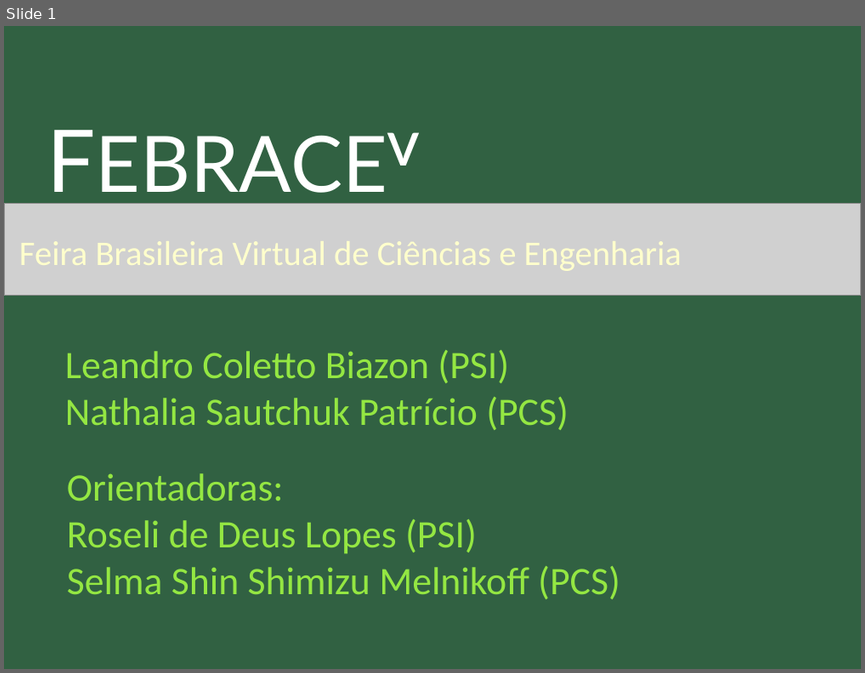
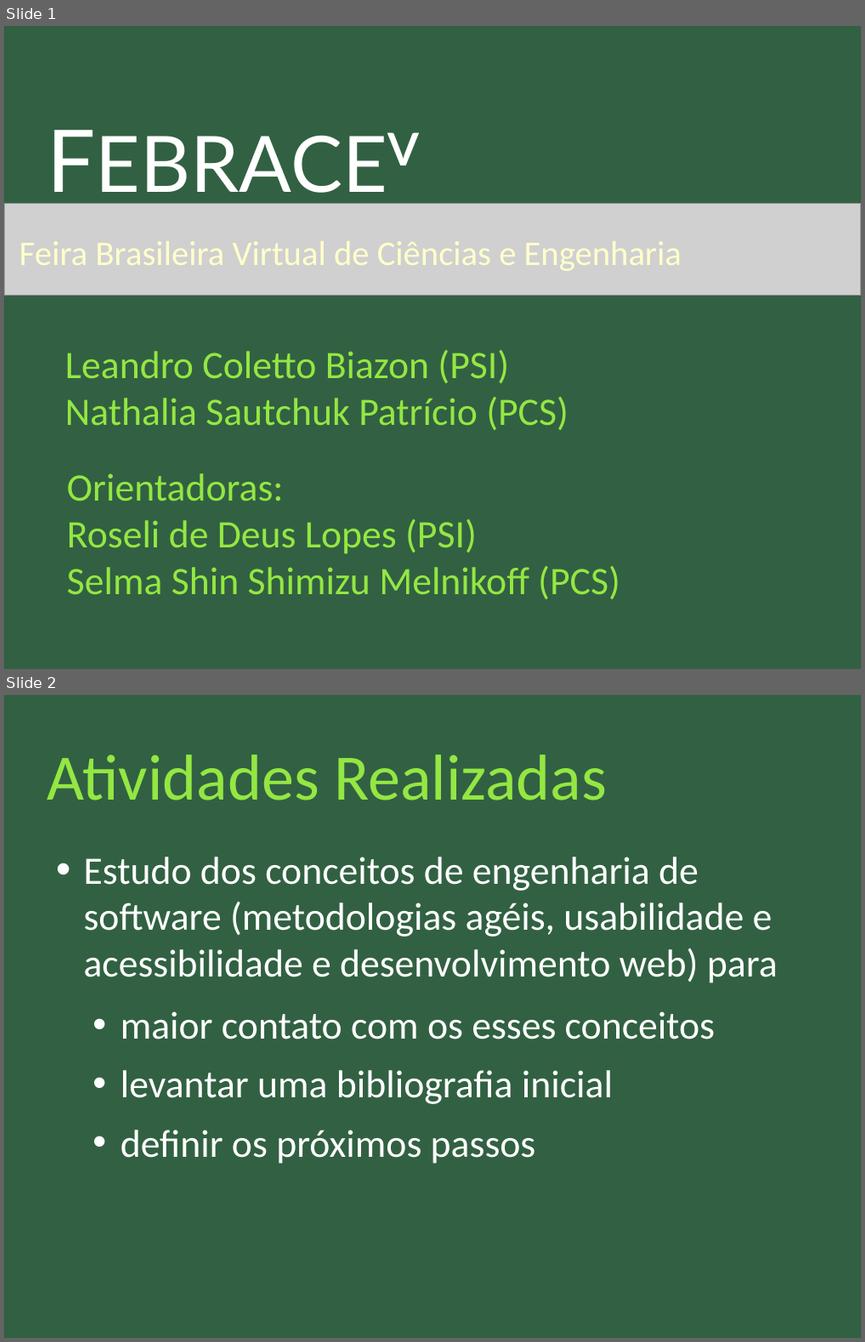
Before and after one commit to nathaliaspatricio/febracev, a slide deck: doc/atividade2/apresentação_2.odp. Shown one above the other, each under a label of ours: slide 1 before the commit, slides 1 and 2 after it. The pictures are 865x673 and 865x1342 pixels, drawn with LibreOffice and Linux fonts; fonts in the diff are those of the drawing; grey boxes stand for pictures. Boxes give left, top, right and bottom in pixels: in the first picture for what was removed or moved away, otherwise in the second. Text is boxed around its words. In the diff, an @@ line names an element or a change of style, - is before the commit and + after.

```diff
--- a/doc/atividade2/apresentação_2.odp
+++ b/doc/atividade2/apresentação_2.odp
@@ slide 2 added at box(4, 695, 861, 1338), background #316142 @@
@@ title added at box(46, 755, 607, 800), 60 pt, text #94E742 @@
+Atividades Realizadas
@@ text added at box(84, 857, 778, 1163), 36 pt, text #FFFFFF @@
+• Estudo dos conceitos de engenharia de software (metodologias agéis, usabilidade e acessibilidade e desenvolvimento web) para
+  • maior contato com os esses conceitos
+  • levantar uma bibliografia inicial
+  • definir os próximos passos
```
Also in this commit, not shown: 1 slide changed, 6 other slides added, 7 slides removed, 1 other file.
